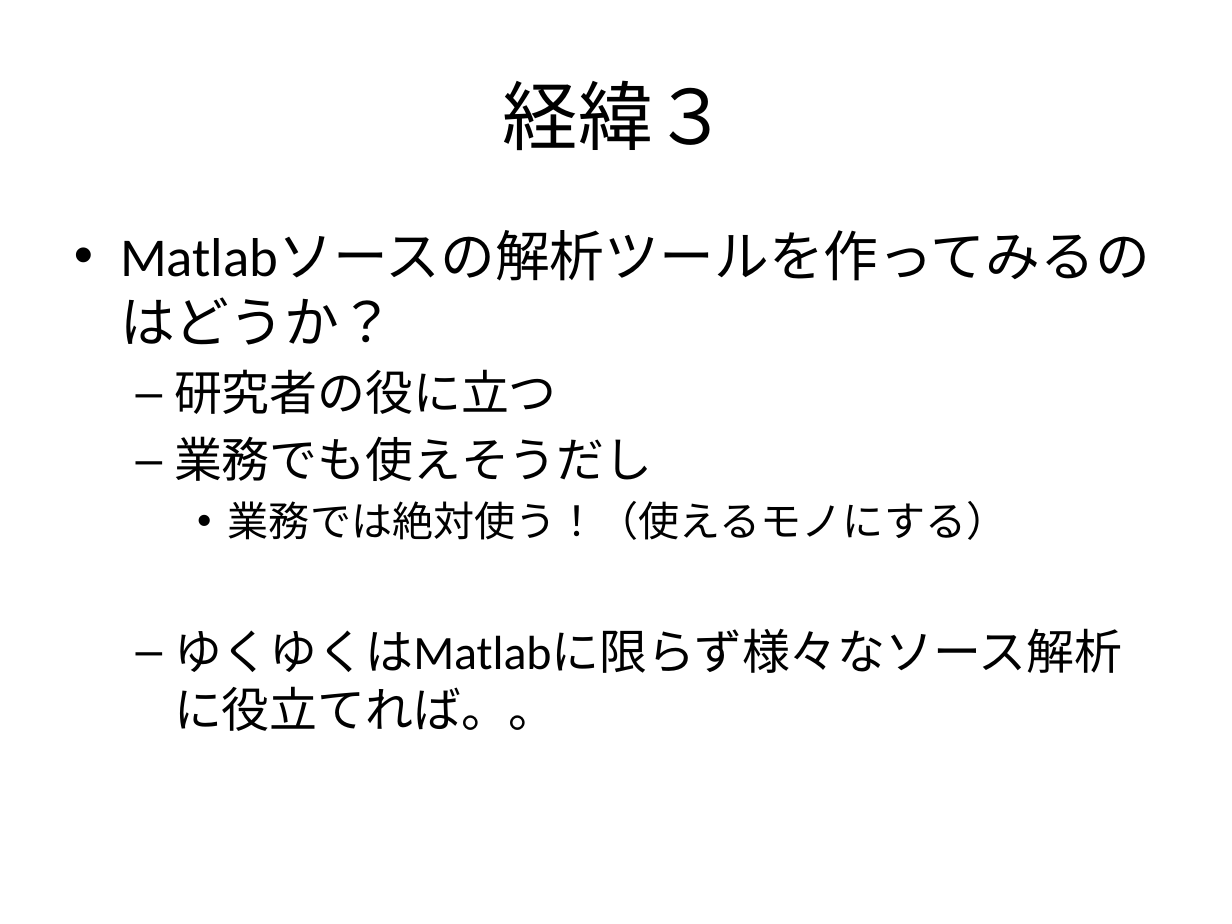
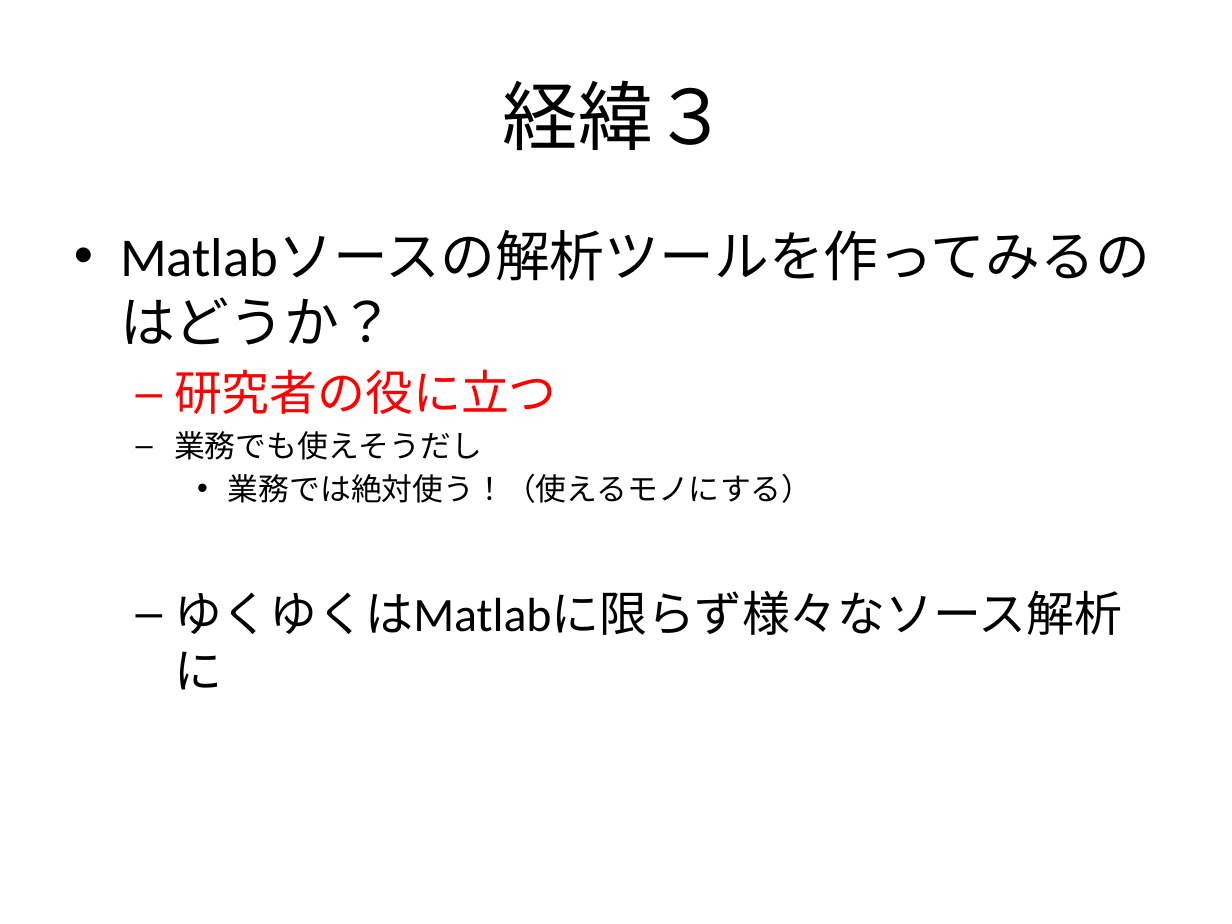
Before and after one commit to f-akazawa/akaz_uecdevelop, a slide deck: slide 8 of doc/20141009親ゼミ用.pptx. Drawn at 1232x924 pixels with LibreOffice and Linux fonts; fonts in the diff are those of the drawing. Boxes give left, top, right and bottom in pixels: in the first picture for what was removed or moved away, otherwise in the second. Text is boxed around its words. In the diff, an @@ line names an element or a change of style, - is before the commit and + after.

```diff
--- a/doc/20141009親ゼミ用.pptx
+++ b/doc/20141009親ゼミ用.pptx
@@ text at <box>174,369,813,503</box>: text colour #000000 to #FF0000 in "研究者の役に立つ"; size 28 to 18 pt in "業務でも使えそうだし"; size 24 to 18 pt in "業務では絶対使う！（使えるモノにする）"; less space between paragraphs @@
@@ text at <box>174,590,1122,635</box>: text changed @@
-  – ゆくゆくはMatlabに限らず様々なソース解析に役立てれば。。
+  – ゆくゆくはMatlabに限らず様々なソース解析に
```
Also in this commit, not shown: 9 other slides changed, 9 slides added.
